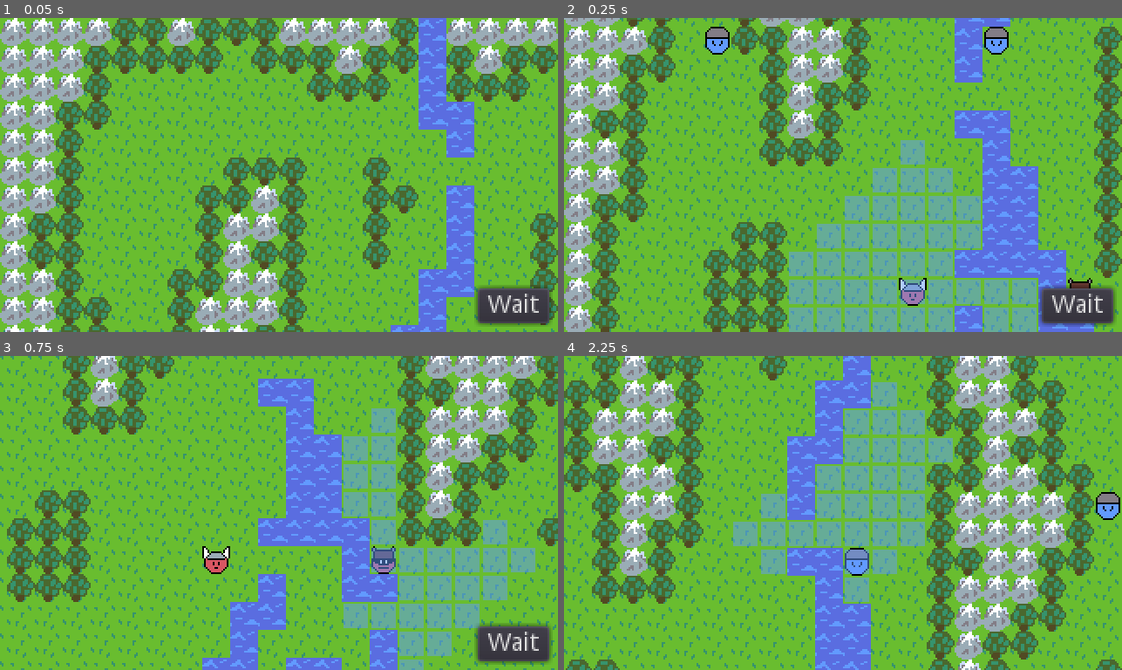
Above: before the commit, frames 1-4 (two rows, left to right).
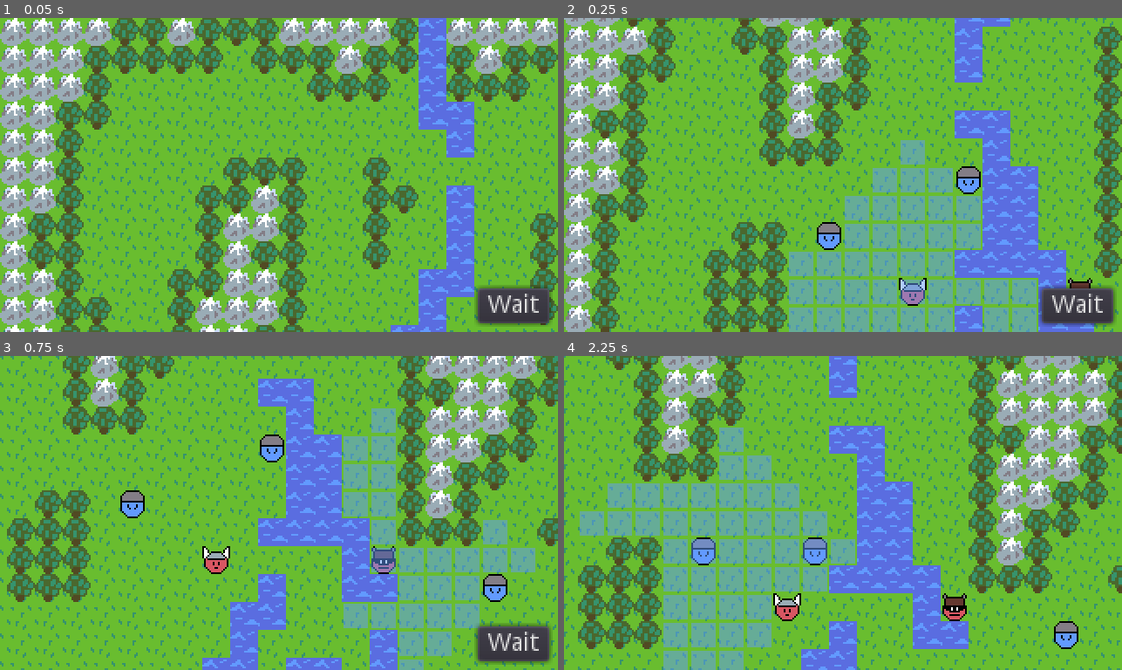
Above: after the commit, the same moments.

Repository: AaronWizard/LegendsOfMajesticSteel
Game: Godot game, scene res://src/game/Game.tscn
Same seed, same stepped clock (60 frames per second), same inputs: the game is played once before the commit and once after it.
Inputs (mouse positions are in pixels of both pictures, inside the frame that each line leads up to):
- Up to frame 1 (0.05 s): no input
- Up to frame 2 (0.25 s): no input
- Up to frame 3 (0.75 s): click "Wait" at 0.5 s
- Up to frame 4 (2.25 s): click "Wait" at 1.25 s; move the mouse to (965, 497) at 2.02 s; click (965, 497) at 2.17 s

Frame 1 is identical in both runs. In frame 2, 1.4% of the frame differs, in the area x 25-80%, y 2-74%; in frame 3, 1.0%; in frame 4, 72%, in the area x 0-100%, y 0-100%.

Commit message:
Moved enemies closer in prototype map

Diff:
--- a/src/maps/maps/PrototypeMap.tscn
+++ b/src/maps/maps/PrototypeMap.tscn
@@ -21,10 +21,10 @@
 position = Vector2( 288, 368 )
 
 [node name="Fighter" parent="Ground" index="2" instance=ExtResource( 6 )]
-position = Vector2( 240, 224 )
+position = Vector2( 224, 304 )
 
 [node name="Fighter2" parent="Ground" index="3" instance=ExtResource( 6 )]
-position = Vector2( 80, 224 )
+position = Vector2( 144, 336 )
 
 [node name="Fighter3" parent="Ground" index="4" instance=ExtResource( 6 )]
-position = Vector2( 400, 240 )
+position = Vector2( 352, 384 )
